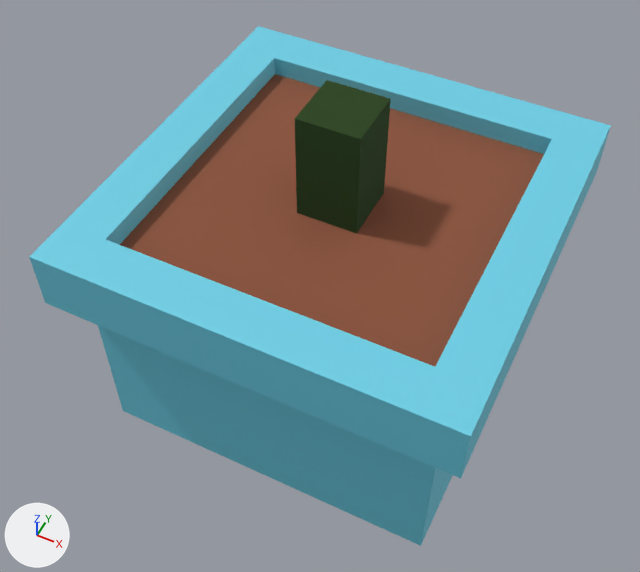
Renders of the FBX model UnicornSequelJam/Assets/models/A.fbx from each side of a commit.
Before and after are seen from a camera (50 mm lens) standing at (1.1, -2.39, 6.07) and looking at (-0.02, -0.14, 3.26). Every picture has the same lights, and +X, +Y and +Z are marked at lower left. Where no turn or scale is listed for an object, it has been applied to the vertices.
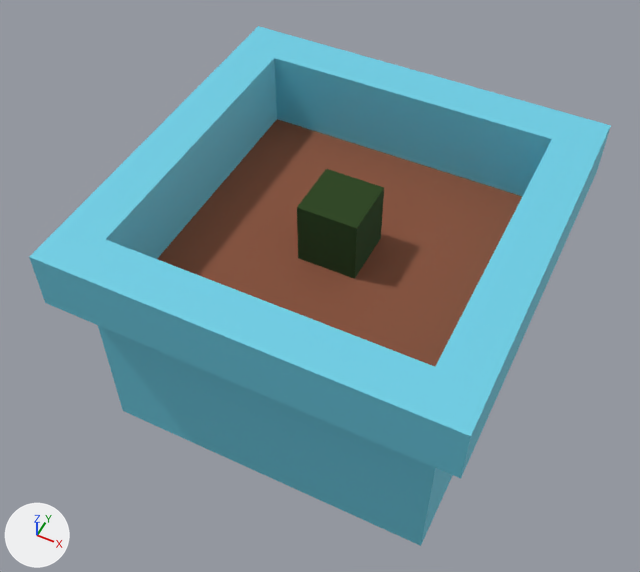
The newer file is also rescaled (x0.477), turned or shifted as a whole; pictures and numbers use the older file's frame.

The change in detail:
me_plane_066 has 32 vertices, 24 faces and spans x -0.85..0.85, y -0.86..0.86, z 0.0..1.46.
me_plane_066 is used by ob_plane; location (0.0, 0.0, 2.639).
Before the commit, vertices of me_plane_066: 20 (-0.66, 0.66, 0.99) at pixel (275, 73), 21 (-0.66, -0.66, 0.99), 22 (0.66, -0.66, 0.99), 23 (0.66, 0.66, 0.99), 24 (-0.13, 0.13, 0.99).
Before the commit, vertices of me_plane_066: 25 (-0.13, -0.13, 0.99) at pixel (296, 212), 26 (0.13, -0.13, 0.99) at pixel (356, 233), 27 (0.13, 0.13, 0.99) at pixel (383, 192), 28 (-0.13, 0.13, 1.46) at pixel (326, 79), 29 (-0.13, -0.13, 1.46) at pixel (294, 118).
Before the commit, vertices of me_plane_066: 30 (0.13, -0.13, 1.46) at pixel (360, 139), 31 (0.13, 0.13, 1.46) at pixel (390, 98).
Part 1, on me_plane_066:
Vertices 20 to 27 of me_plane_066 move by (0.0, 0.0, -0.26).
Vertices 28 to 31 of me_plane_066 move by (0.0, 0.0, -0.43).

Changed parts and their boxes [x1, y1, x2, y2] in the pictures (640 x 572 px; the box of a moved part takes in the faces that stretch with it):
part 1 of me_plane_066, moved or reshaped
    both: [106, 58, 552, 366]
